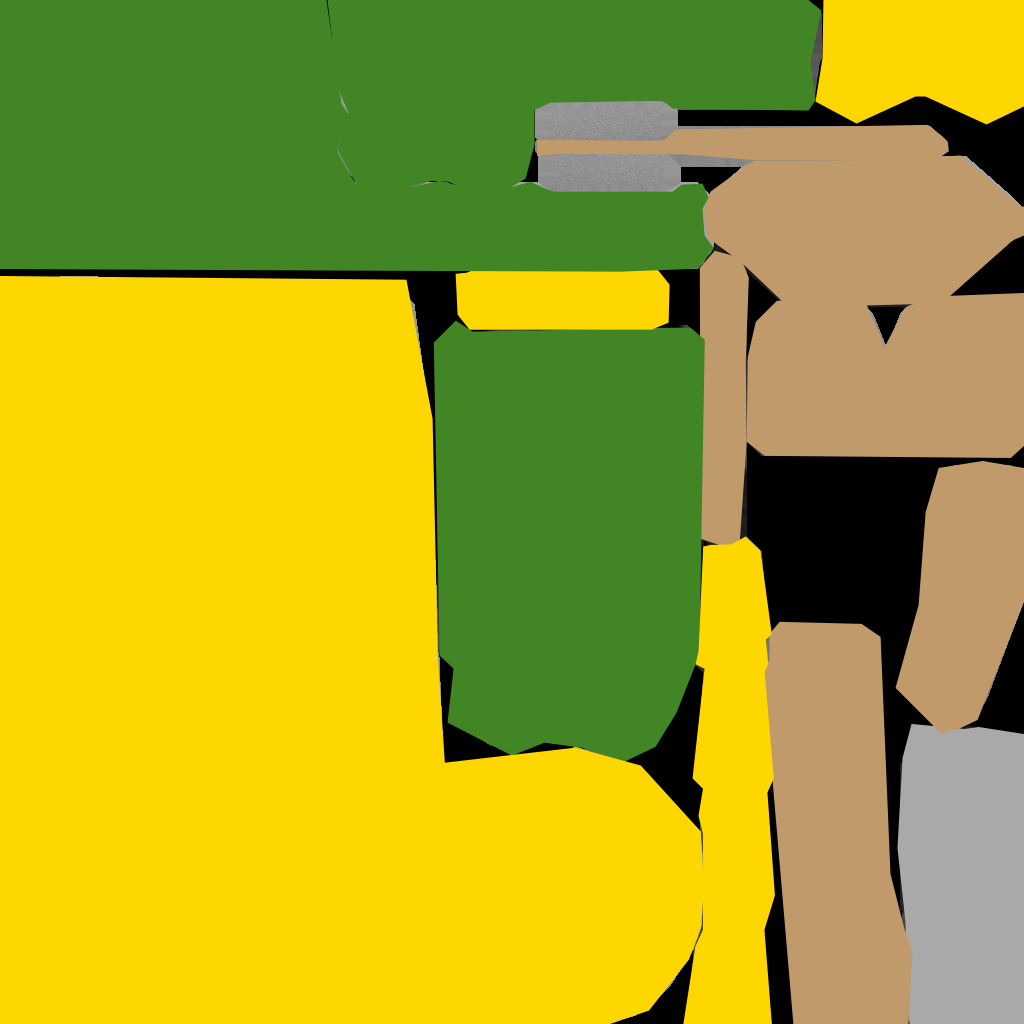
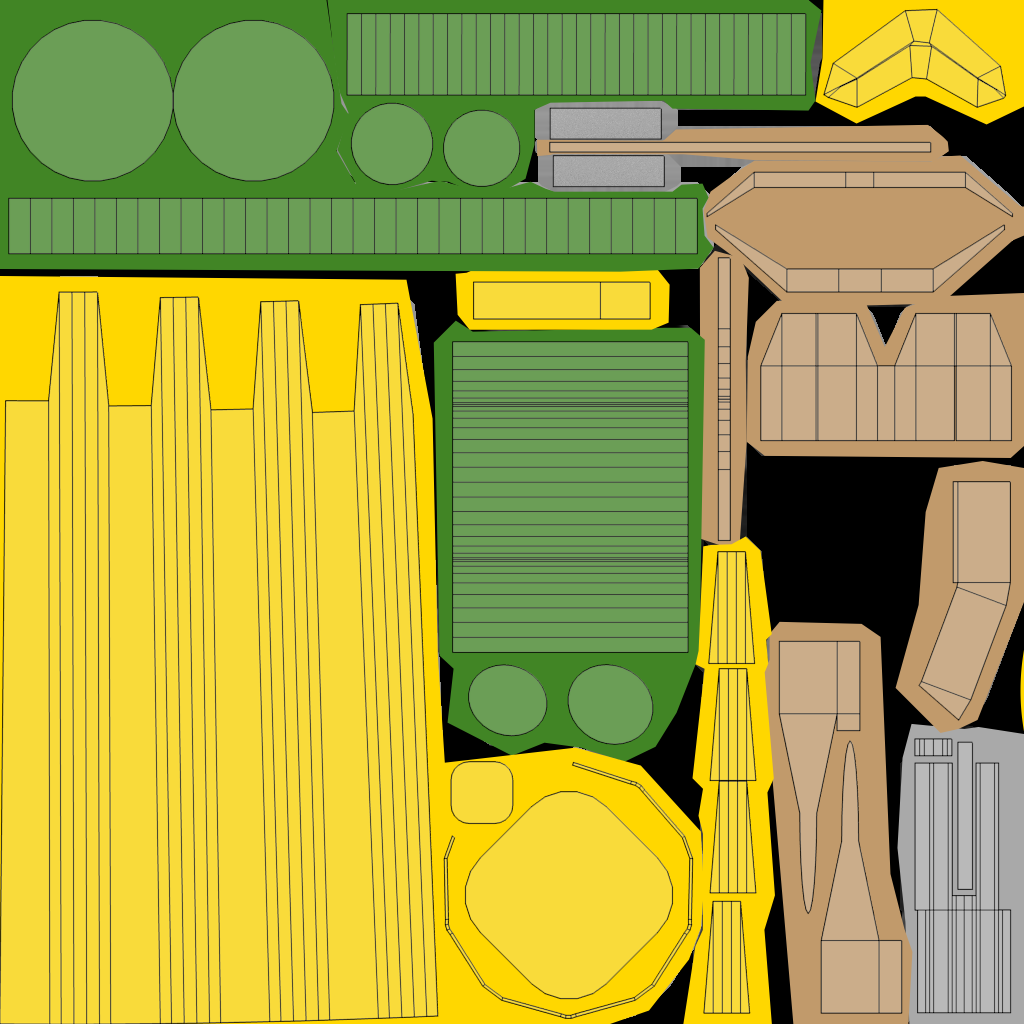
Before/after of a w=1024, h=1024 layered artwork. What changed in the layer stack:
showed "UV" over [0, 8, 1024, 1024]
painted on "AO" over [0, 8, 1024, 1024]
